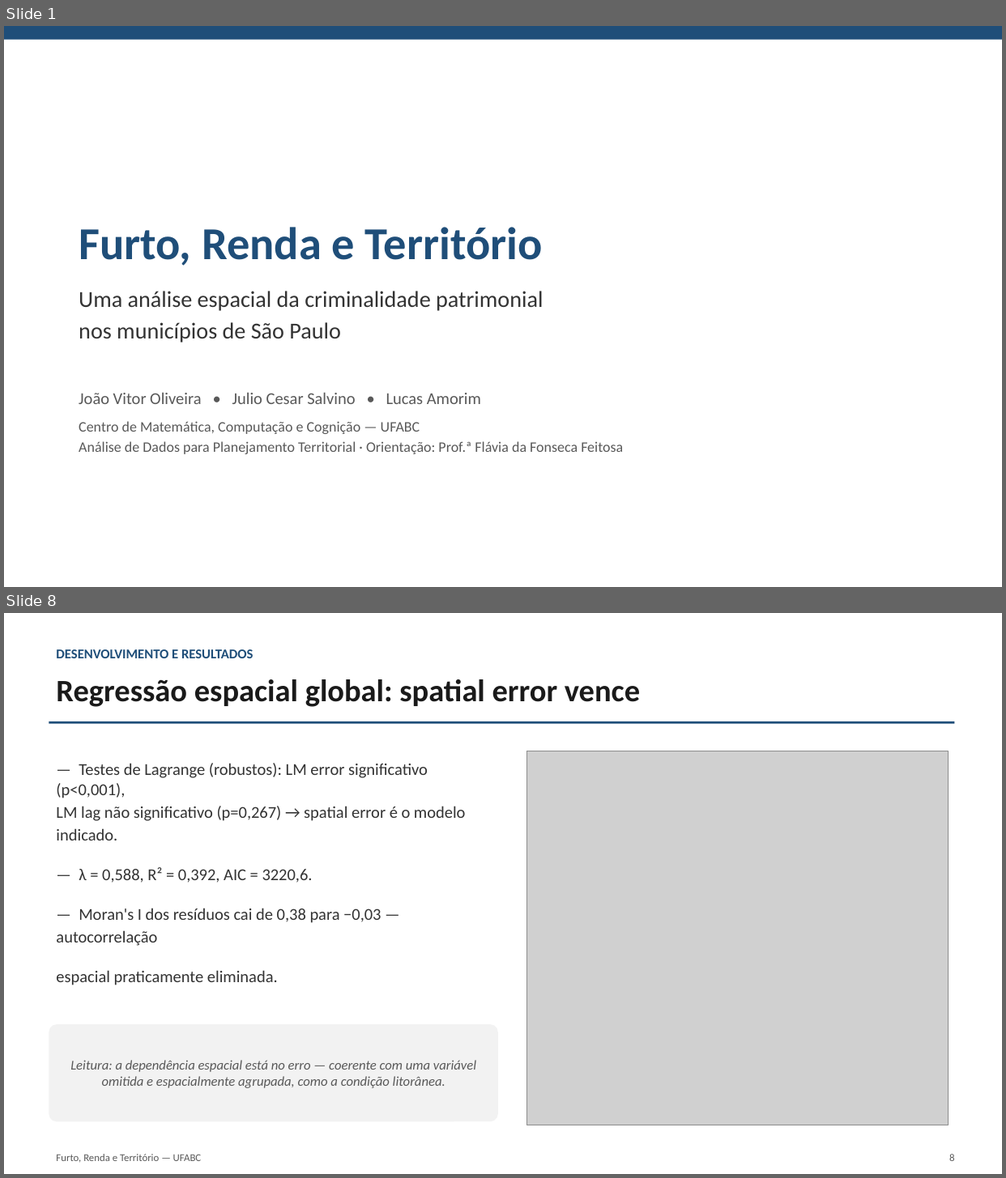
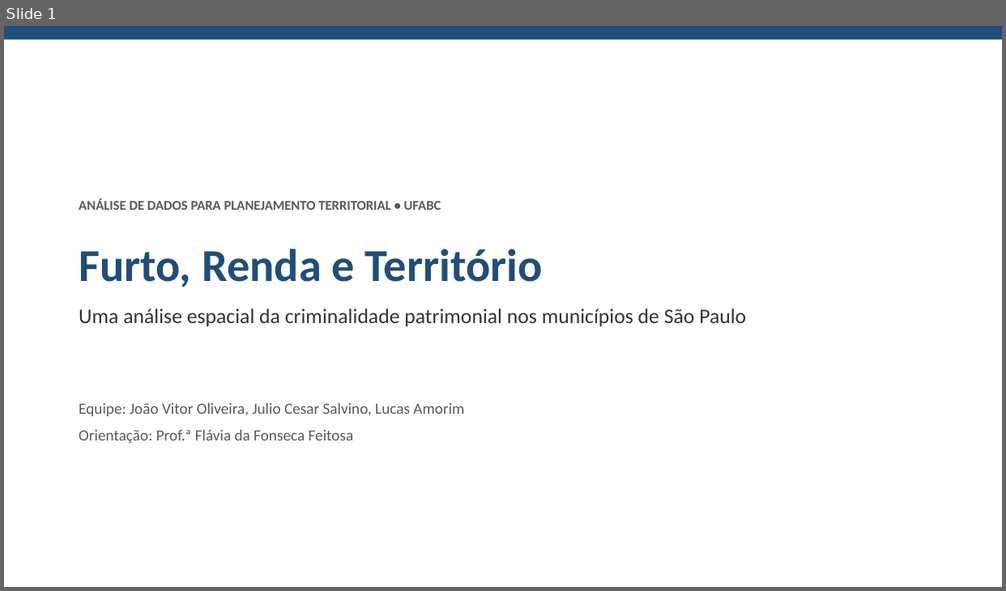
Before and after one commit to euusoujc/territory, a slide deck: slides/apresentacao_final.pptx. Shown one above the other, each under a label of ours: slides 1 and 8 before the commit, slide 1 after it; the slides between them are not shown. The pictures are 1006x1178 and 1006x591 pixels, drawn with LibreOffice and Linux fonts; fonts in the diff are those of the drawing; grey boxes stand for pictures. Boxes give left, top, right and bottom in pixels: in the first picture for what was removed or moved away, otherwise in the second. Text is boxed around its words. In the diff, an @@ line names an element or a change of style, - is before the commit and + after.

Commit message:
refact: apresentação reduzida a 13 slides, sem metodologia, ~10 min
A orientação avaliou que o passo a passo de metodologia não é necessário
na apresentação (ele continua completo no artigo em LaTeX). Reestrutura
os slides fundindo a ordem/estilo de uma referência da equipe com o
conteúdo já validado do projeto:

- Remove o slide de metodologia isolado.
- Adiciona "por que o furto" (outliers por crime, dispersoes_taxas_renda)
  e a matriz de correlação de Pearson, explicitando por que furto foi
  escolhido como variável dependente entre os três crimes.
- Condensa spatial error / GWR renda / GWR+litoral em um único slide de
  três caixas, e funde contrafactual + resíduos por grupo.
- Adiciona um exemplo concreto (São Paulo x Mongaguá) com os coeficientes
  locais do GWR, e uma conclusão numerada de 5 pontos em slide único.
- 15 -> 13 slides. docs/guia_apresentacao.md reescrito para a nova ordem,
  com novas perguntas prováveis da banca.

```diff
--- a/slides/apresentacao_final.pptx
+++ b/slides/apresentacao_final.pptx
@@ slide 8 removed at bbox=[4, 613, 1002, 1174], background #FFFFFF @@
@@ text removed at bbox=[56, 649, 253, 658] @@
-DESENVOLVIMENTO E RESULTADOS
@@ text removed at bbox=[56, 679, 640, 707] @@
-Regressão espacial global: spatial error vence
@@ rectangle removed at bbox=[49, 722, 955, 724] @@
@@ picture removed at bbox=[527, 752, 948, 1126] @@
@@ text removed at bbox=[56, 763, 466, 986] @@
-— Testes de Lagrange (robustos): LM error significativo (p<0,001),
-LM lag não significativo (p=0,267) → spatial error é o modelo indicado.
-— λ = 0,588, R² = 0,392, AIC = 3220,6.
-— Moran's I dos resíduos cai de 0,38 para −0,03 — autocorrelação
-espacial praticamente eliminada.
@@ rounded rectangle removed at bbox=[49, 1024, 498, 1122] @@
-Leitura: a dependência espacial está no erro — coerente com uma variável omitida e espacialmente agrupada, como a condição litorânea.
@@ text removed at bbox=[56, 1154, 202, 1163] @@
-Furto, Renda e Território — UFABC
@@ text removed at bbox=[949, 1154, 954, 1161] @@
-8
@@ slide 1 changed as well @@
@@ text added at bbox=[79, 199, 441, 210], 13 pt, text #595959, bold @@
+ANÁLISE DE DADOS PARA PLANEJAMENTO TERRITORIAL • UFABC
@@ text "Furto, Renda e Território": place and size @@
-text "Furto, Renda e Território" at bbox=[79, 227, 543, 266]
+text "Furto, Renda e Território" at bbox=[79, 249, 543, 288]
@@ text at bbox=[79, 309, 746, 327]: text changed; size 22 to 20 pt @@
-Uma análise espacial da criminalidade patrimonial
-nos municípios de São Paulo
+Uma análise espacial da criminalidade patrimonial nos municípios de São Paulo
@@ text at bbox=[79, 403, 464, 416]: text changed; size 16 to 15 pt @@
-João Vitor Oliveira • Julio Cesar Salvino • Lucas Amorim
+Equipe: João Vitor Oliveira, Julio Cesar Salvino, Lucas Amorim
@@ text at bbox=[79, 429, 354, 443]: text changed; size 14 to 15 pt @@
-Centro de Matemática, Computação e Cognição — UFABC
-Análise de Dados para Planejamento Territorial · Orientação: Prof.ª Flávia da Fonseca Feitosa
+Orientação: Prof.ª Flávia da Fonseca Feitosa
```
Also in this commit, not shown: 7 other slides changed, 5 slides added, 6 other slides removed, 3 other files.
